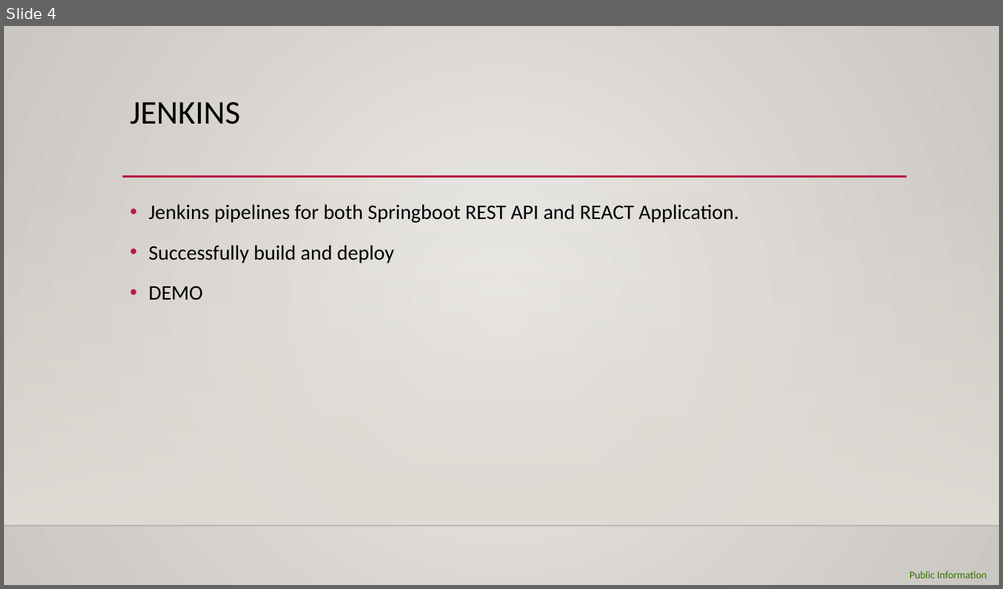
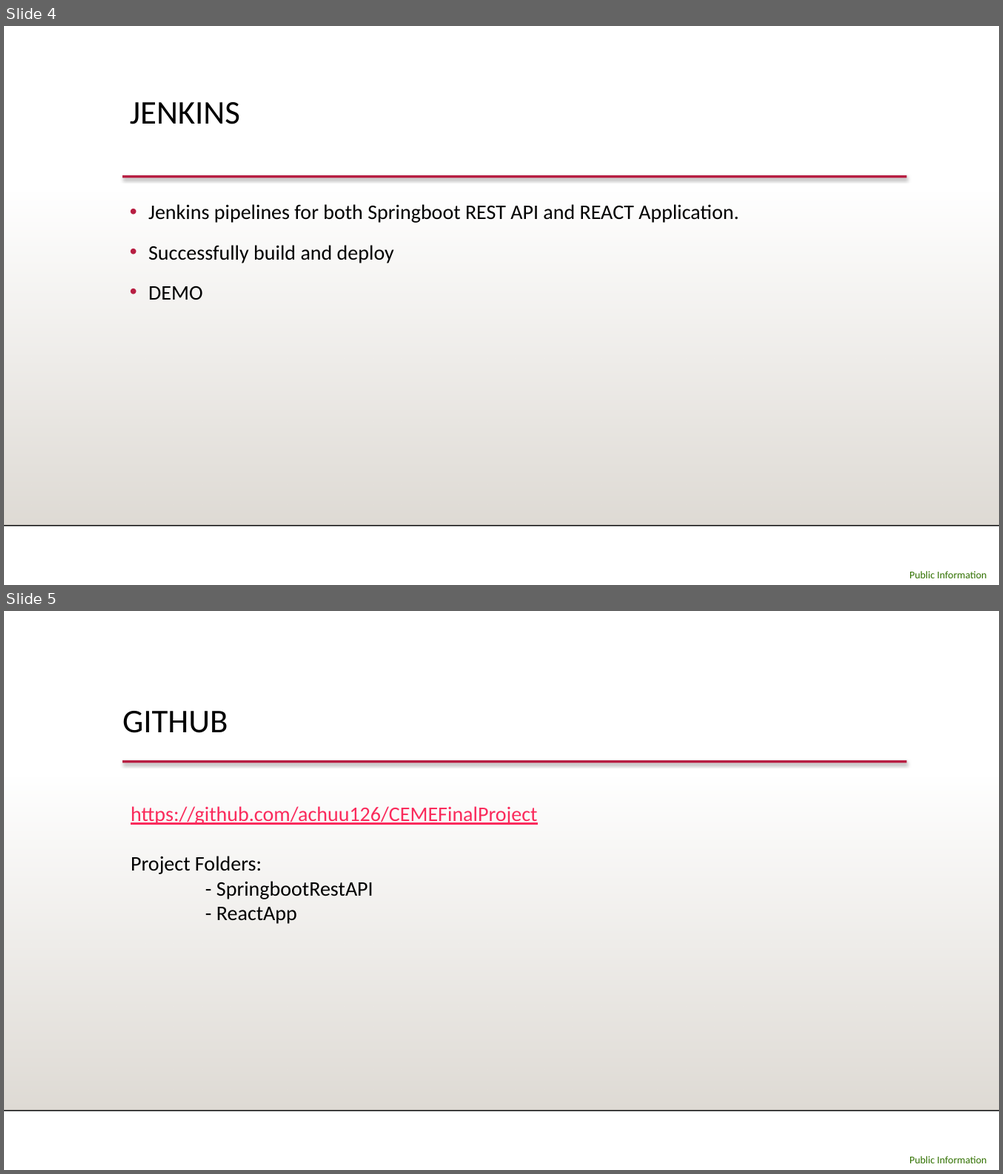
Before and after one commit to achuu126/CEMEFinalProject, a slide deck: CEME Team 2.pptx. Shown one above the other, each under a label of ours: slide 4 before the commit, slides 4 and 5 after it. The pictures are 1003x589 and 1003x1174 pixels, drawn with LibreOffice and Linux fonts; fonts in the diff are those of the drawing; background and template pictures are left out. Boxes give left, top, right and bottom in pixels: in the first picture for what was removed or moved away, otherwise in the second. Text is boxed around its words. In the diff, an @@ line names an element or a change of style, - is before the commit and + after.

Commit message:
Added Github in presentation

```diff
--- a/CEME Team 2.pptx
+++ b/CEME Team 2.pptx
@@ slide 5 added at (4, 611, 999, 1170), background #FFFFFF; not listed: 4 template elements that a slide beside it also shows @@
@@ text added at (122, 711, 227, 733), 32 pt, text #000000 @@
+GITHUB
@@ text added at (131, 806, 537, 924), 20 pt, text #FA2B5C, underline @@
+https://github.com/achuu126/CEMEFinalProject
+Project Folders:
+- SpringbootRestAPI
+- ReactApp
@@ slide 4 changed as well @@
@@ background gradient #ECEAE7 to #CAC7C1 to #FFFFFF @@
@@ line (122, 177) - (907, 177): stroke #B71E42 2.5 pt to #B71E42 2.49 pt @@
@@ line (4, 526) - (999, 526): stroke #000001 1 pt to #000001 0.99 pt @@
```
Also in this commit, not shown: 9 other slides changed.
